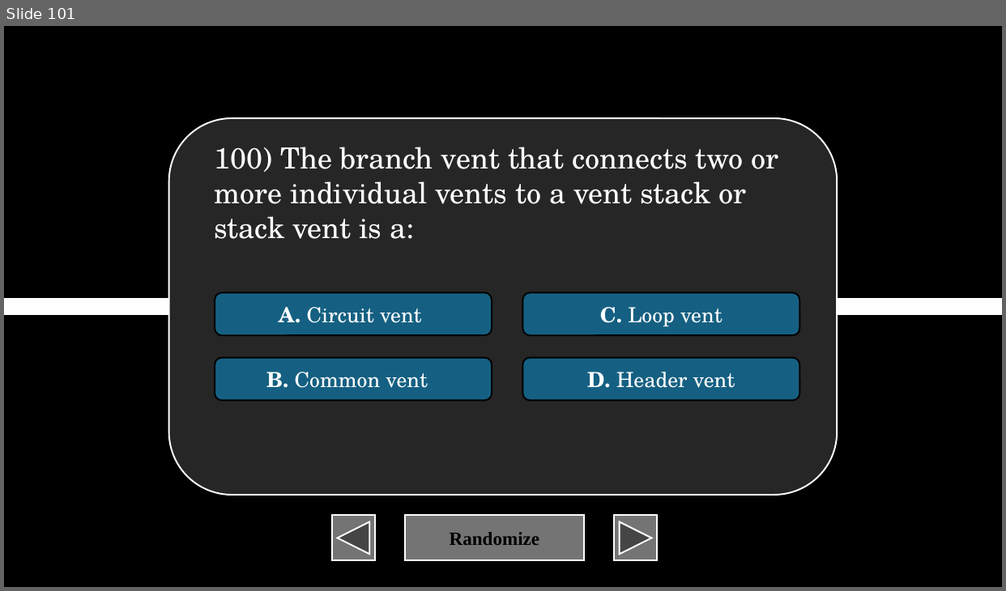
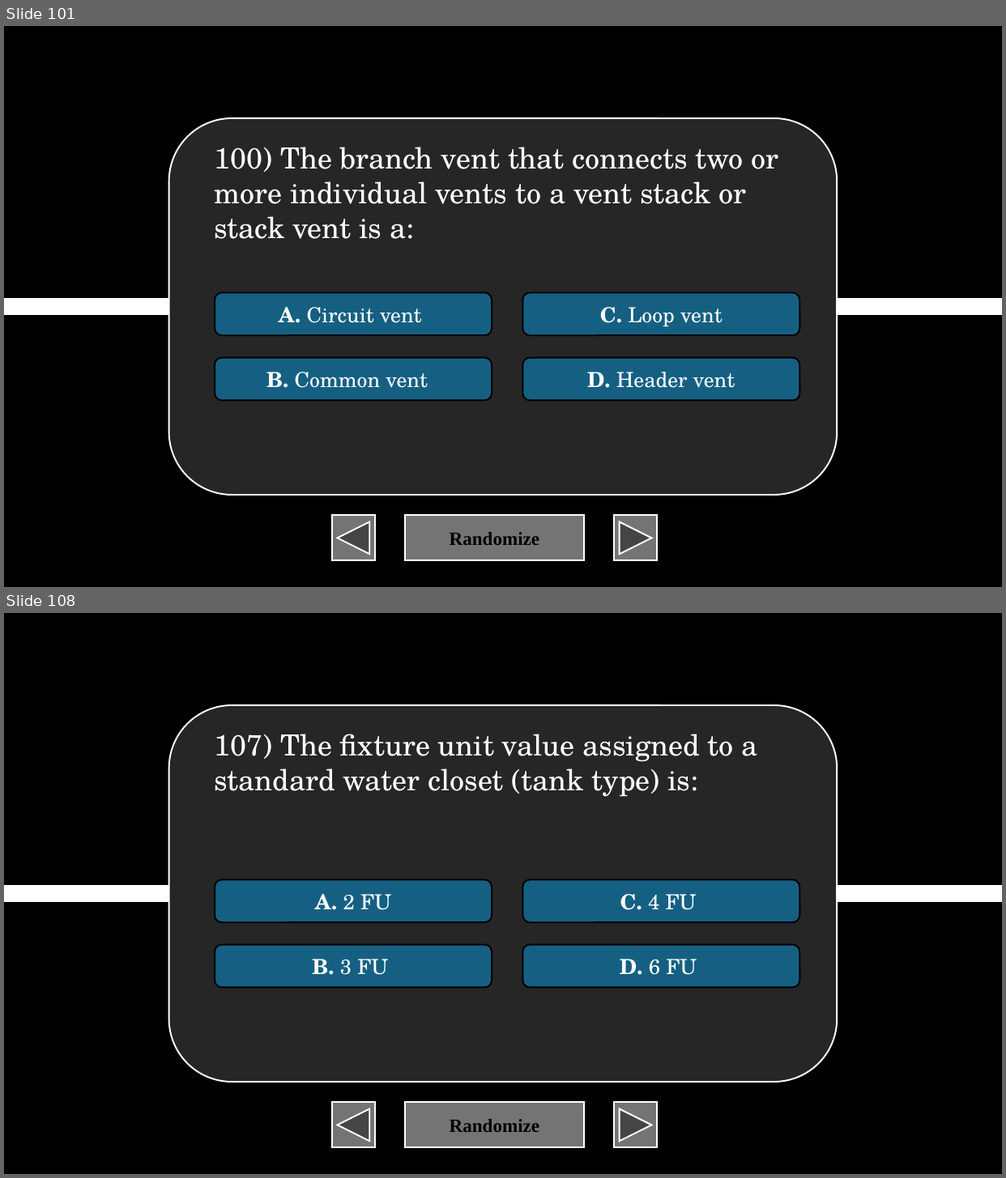
Before and after one commit to XIvanSolomonX/Archi-Reviewer, a slide deck: BulUti.pptm. Shown one above the other, each under a label of ours: slide 101 before the commit, slides 101 and 108 after it; the slides between them are not shown. The pictures are 1006x591 and 1006x1178 pixels, drawn with LibreOffice and Linux fonts; fonts in the diff are those of the drawing. Boxes give left, top, right and bottom in pixels: in the first picture for what was removed or moved away, otherwise in the second. Text is boxed around its words. In the diff, an @@ line names an element or a change of style, - is before the commit and + after.

```diff
--- a/BulUti.pptm
+++ b/BulUti.pptm
@@ slide 108 added at <box>4,613,1002,1174</box>, background #000000 @@
@@ rounded rectangle added at <box>168,705,837,1082</box>, fill #262626, outline #FFFFFF 1.5 pt @@
@@ text added at <box>214,734,758,797</box>, 28 pt, text #FFFFFF @@
+107) The fixture unit value assigned to a standard water closet (tank type) is:
@@ rounded rectangle added at <box>215,879,492,922</box>, fill #156082, outline #000000 1.5 pt, 20 pt, text #FFFFFF @@
+A. 2 FU
@@ rounded rectangle added at <box>522,879,799,922</box>, fill #156082, outline #000000 1.5 pt, 20 pt, text #FFFFFF @@
+C. 4 FU
@@ line added from (4, 894) to (1002, 894), #FFFFFF 16 pt @@
@@ rounded rectangle added at <box>215,944,492,987</box>, fill #156082, outline #000000 1.5 pt, 20 pt, text #FFFFFF @@
+B. 3 FU
@@ rounded rectangle added at <box>522,944,799,987</box>, fill #156082, outline #000000 1.5 pt, 20 pt, text #FFFFFF @@
+D. 6 FU
@@ action button back previous added at <box>332,1102,374,1148</box>, fill #747474, outline #FFFFFF 1.5 pt @@
@@ action button blank added at <box>405,1102,584,1148</box>, fill #747474, outline #FFFFFF 1.5 pt, 18 pt, text #000000, bold @@
+Randomize
@@ action button forward next added at <box>614,1102,657,1148</box>, fill #747474, outline #FFFFFF 1.5 pt @@
```
Also in this commit, not shown: 1 slide changed, 99 other slides added, 2 other files.
